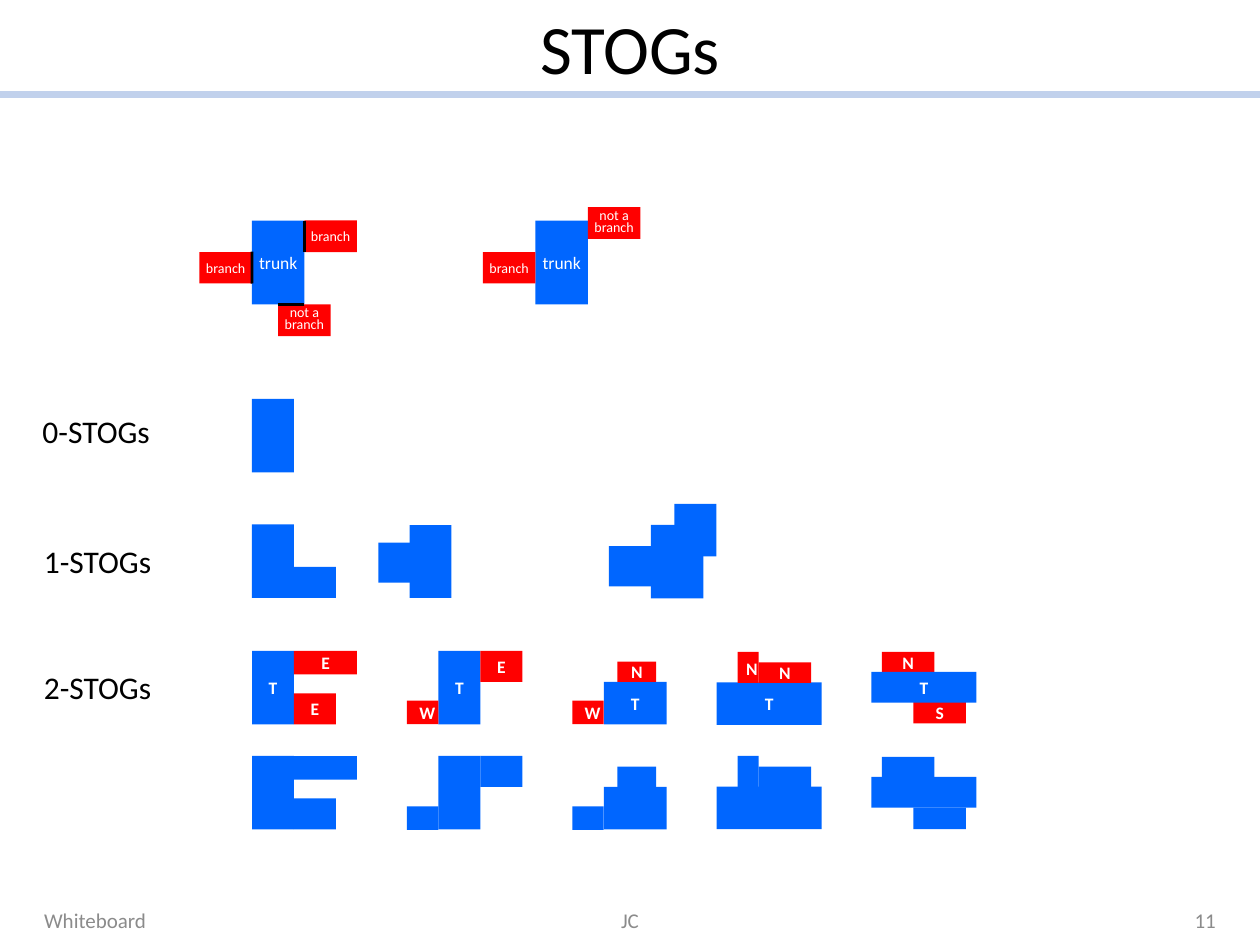
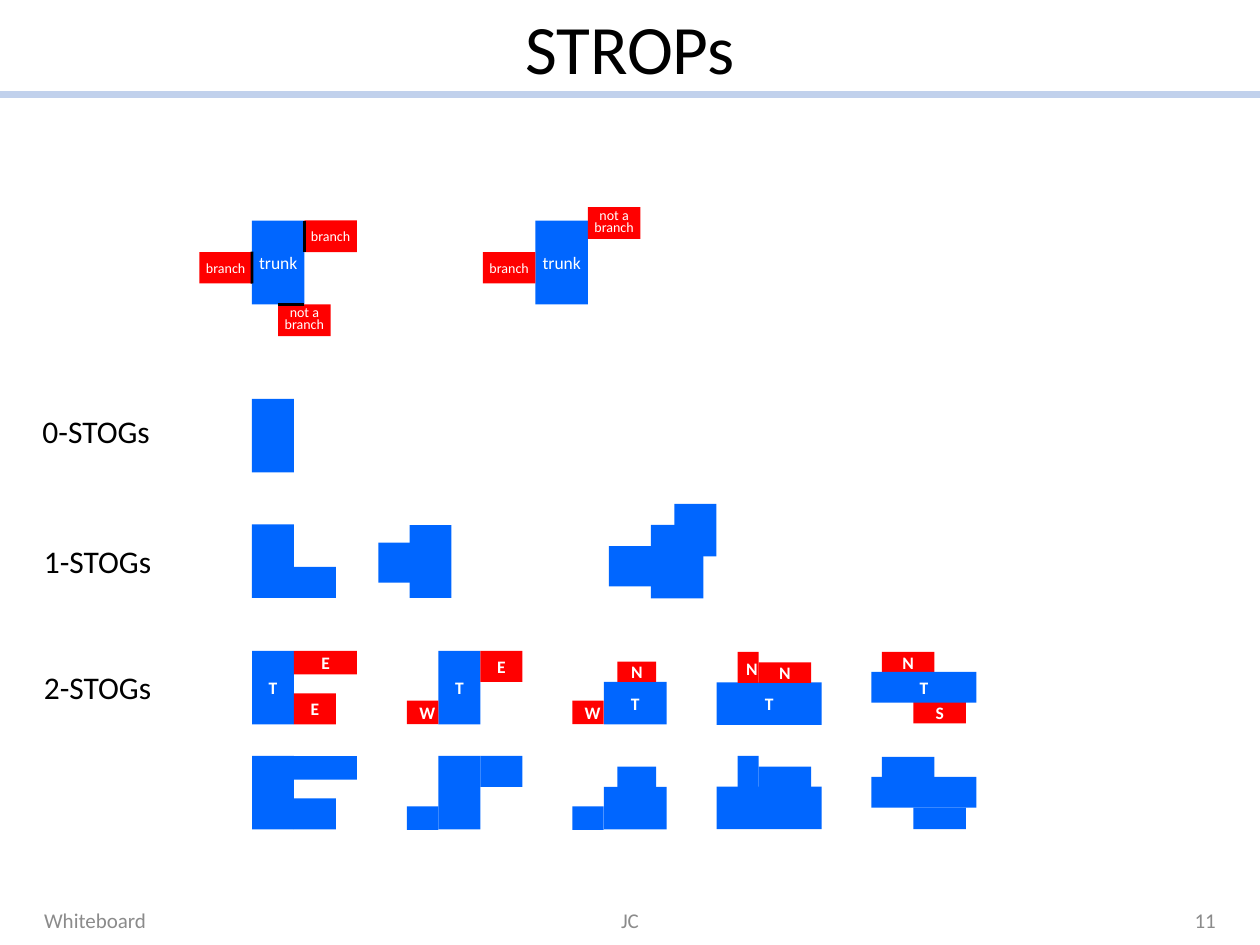
Before and after one commit to jordicf/FRAME, a slide deck: slide 11 of doc/Floorplan_picts.pptx. Drawn at 1260x945 pixels with LibreOffice and Linux fonts; fonts in the diff are those of the drawing. Boxes give left, top, right and bottom in pixels: in the first picture for what was removed or moved away, otherwise in the second. Text is boxed around its words. In the diff, an @@ line names an element or a change of style, - is before the commit and + after.

Commit message:
minor changes t STROP doc

```diff
--- a/doc/Floorplan_picts.pptx
+++ b/doc/Floorplan_picts.pptx
@@ title at box(525, 29, 735, 92): text changed @@
-STOGs
+STROPs
```
Also in this commit, not shown: 1 slide added, 2 other files.
